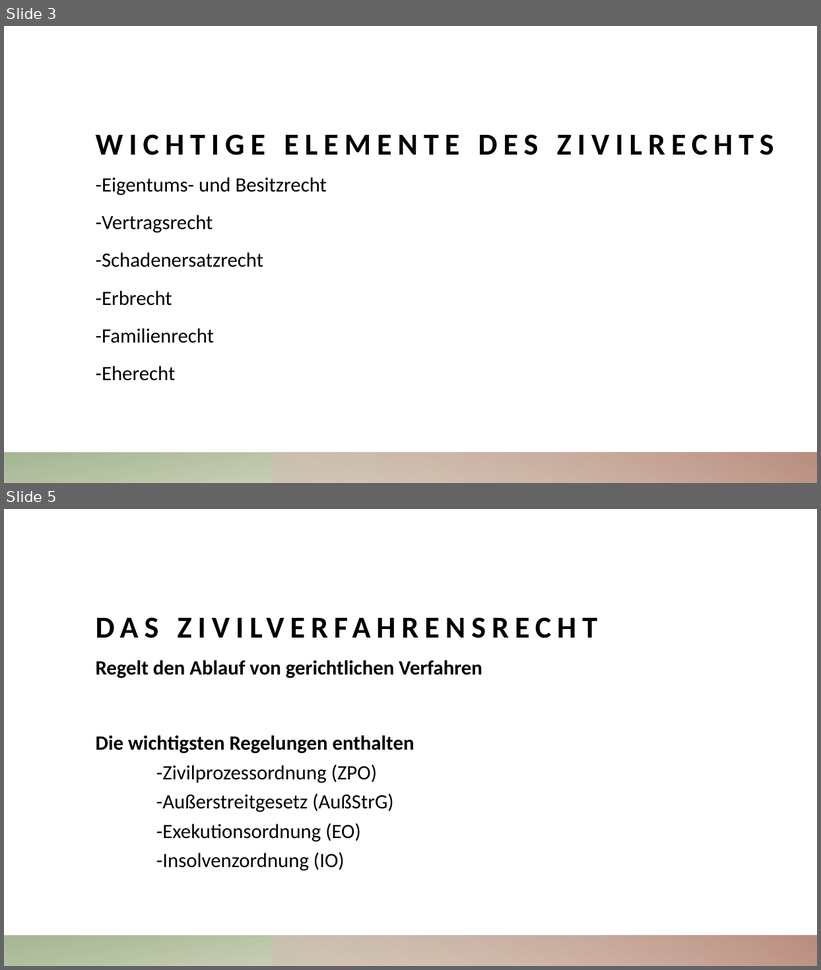
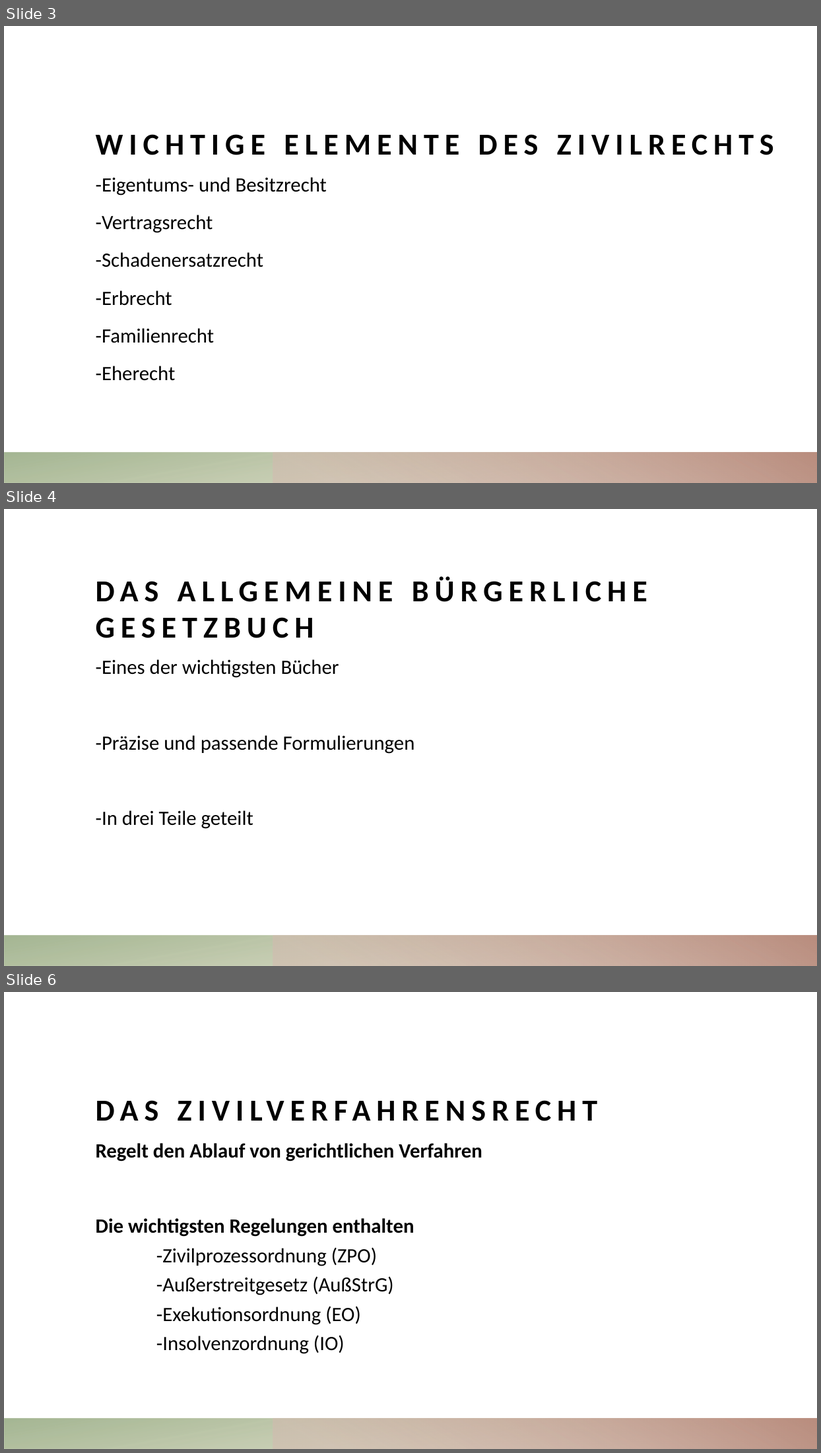
Before and after one commit to ArkonM/4CHIF, a slide deck: BWM - Werner Baumgartner/Zivilrecht.pptx. Shown one above the other, each under a label of ours: slides 3 and 5 before the commit, slides 3, 4 and 6 after it; the slides between them are not shown. The pictures are 821x970 and 821x1453 pixels, drawn with LibreOffice and Linux fonts; fonts in the diff are those of the drawing. Boxes give left, top, right and bottom in pixels: in the first picture for what was removed or moved away, otherwise in the second. Text is boxed around its words. In the diff, an @@ line names an element or a change of style, - is before the commit and + after.

```diff
--- a/BWM - Werner Baumgartner/Zivilrecht.pptx
+++ b/BWM - Werner Baumgartner/Zivilrecht.pptx
@@ slide 4 added at box(4, 509, 817, 966), background #FFFFFF; not listed: 2 template elements that a slide beside it also shows @@
@@ title added at box(96, 576, 648, 638), 36 pt, text #000000, bold @@
+DAS ALLGEMEINE BÜRGERLICHE GESETZBUCH
@@ text added at box(96, 659, 415, 829), 24 pt, text #000000 @@
+-Eines der wichtigsten Bücher
+-Präzise und passende Formulierungen
+-In drei Teile geteilt
@@ what was slide 5 is now slide 6 @@
```
Also in this commit, not shown: 1 slide changed, 1 other slide added, 1 other file.
